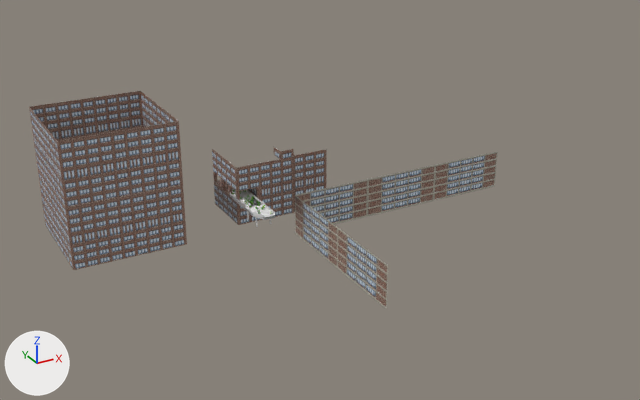
Before and after pictures for a commit that changed the FBX model Assets/Models/World/LocationNewYork/Highlinepark/Highlinepark.fbx.
Rendered twice from a camera (50 mm lens) standing at (-79.9, -180.4, 86.7) and looking at (10.9, -15.3, 4.2). Lighting does not change. The marker at lower left points along +X, +Y and +Z. Vertices at the same position are counted once.

The scene before the commit, as lines of its bpy script (objects in view):
```python
me_плоскость = bpy.data.meshes.new('Плоскость')
me_плоскость.from_pydata(...)  # 23 vertices, 10 faces; spans x -17.4..42.3, y -31.5..8.3, z -5.0..5.0
me_плоскость.materials.append(mat_материал_004)  # picture img_t_nybuildhighlinepark1_png
# before: 3 (-17.4, 8.3, 5.0) at pixel (294, 194), 6 (-17.4, -31.5, 5.0) at pixel (388, 265)
me_плоскость_001 = bpy.data.meshes.new('Плоскость.001')
me_плоскость_001.from_pydata(...)  # 766 vertices, 267 faces; spans x -2.4..2.0, y -9.7..9.7, z -3.2..0.8
# faces by material slot: [180, 36, 27, 24]
me_плоскость_001.materials.append(mat_материал)  # white #e7e7e7
me_плоскость_001.materials.append(mat_материал_001)  # picture img_grass1_png
me_плоскость_001.materials.append(mat_материал_002)  # picture img_grass2_png
me_плоскость_001.materials.append(mat_материал_003)  # picture img_grass3_png
me_плоскость_002 = bpy.data.meshes.new('Плоскость.002')
me_плоскость_002.from_pydata(...)  # 161 vertices, 69 faces; spans x -5.4..19.7, y -4.7..10.1, z -8.3..8.9
me_плоскость_002.materials.append(mat_материал_005)  # picture img_t_nybuildhighlinepark2_png
# before: 16 (-5.4, -4.7, 6.9) at pixel (235, 167), 19 (-5.4, 10.1, 6.9) at pixel (212, 148), 129 (6.4, -4.7, 8.9) at pixel (280, 151), 139 (10.1, -4.7, 8.9) at pixel (293, 148), 145 (10.1, -4.1, 6.9)
# before: 156 (19.7, -4.1, 6.9) at pixel (326, 149)
me_плоскость_004 = bpy.data.meshes.new('Плоскость.004')
me_плоскость_004.from_pydata(...)  # 84 vertices, 72 faces; spans x -13.3..13.3, y -13.3..13.3, z -14.9..15.4
me_плоскость_004.materials.append(mat_материал_005)  # picture img_t_nybuildhighlinepark2_png
ob_highlinepark_01 = bpy.data.objects.new('Highlinepark_01', me_плоскость_001)
ob_highlinepark_01.location = (0.0, 0.0, 0.0)
ob_highlineparkbuild_01 = bpy.data.objects.new('HighlineparkBuild_01', me_плоскость_002)
ob_highlineparkbuild_01.location = (3.0, 7.0, 1.8)
ob_highlineparkbuild_02 = bpy.data.objects.new('HighlineparkBuild_02', me_плоскость)
ob_highlineparkbuild_02.location = (23.7, -19.8, 0.0)
ob_highlineparkbuild_03 = bpy.data.objects.new('HighlineparkBuild_03', me_плоскость_004)
ob_highlineparkbuild_03.location = (-30.5, 11.8, 8.4)
```
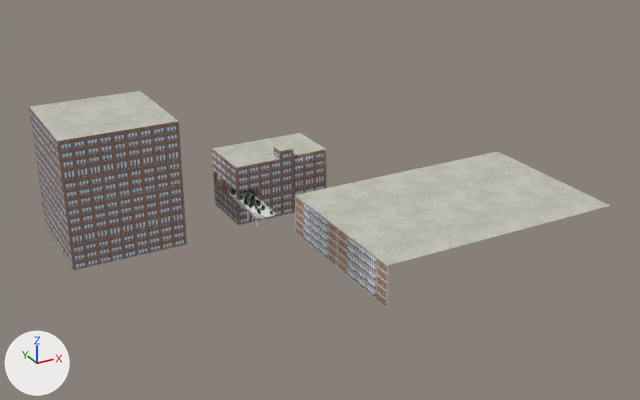
Diff of the bpy script that builds the scene:
```diff
--- a/Assets/Models/World/LocationNewYork/Highlinepark/Highlinepark.fbx.py
+++ b/Assets/Models/World/LocationNewYork/Highlinepark/Highlinepark.fbx.py
@@ me_плоскость_004 @@
 # verts and faces of me_плоскость_004; kept vertices keep their numbers, new ones are numbered from 84
-me_плоскость_004.from_pydata(...)  # 84 vertices, 72 faces; spans x -13.3..13.3, y -13.3..13.3, z -14.9..15.4
+me_плоскость_004.from_pydata(...)  # 88 vertices, 73 faces; spans x -13.3..13.3, y -13.3..13.3, z -14.9..15.4
+# me_плоскость_004 part 3
+verts[84] = (-13.3, -13.3, 15.4)  # pixel (57, 141)
+verts[85] = (-13.3, 13.3, 15.4)  # pixel (29, 106)
+verts[86] = (13.3, -13.3, 15.4)  # pixel (178, 121)
+verts[87] = (13.3, 13.3, 15.4)  # pixel (140, 90)
+faces += [(84, 86, 87, 85)]  # mat_r (picture img_t_beton_png)
 me_плоскость_004.materials.append(mat_материал_005)
+me_плоскость_004.materials.append(mat_r)  # picture img_t_beton_png
@@ me_плоскость_002 @@
 # verts and faces of me_плоскость_002; kept vertices keep their numbers, new ones are numbered from 161
-me_плоскость_002.from_pydata(...)  # 161 vertices, 69 faces; spans x -5.4..19.7, y -4.7..10.1, z -8.3..8.9
+me_плоскость_002.from_pydata(...)  # 167 vertices, 72 faces; spans x -5.4..19.7, y -4.7..10.1, z -8.3..8.9
+# me_плоскость_002 part 2
+verts[161] = (10.1, -4.7, 6.9)  # pixel (293, 156)
+verts[162] = (10.1, 10.1, 6.9)  # pixel (267, 138)
+verts[163] = (10.1, 10.1, 6.9)  # pixel (267, 138)
+verts[164] = (19.7, 10.1, 6.9)  # pixel (300, 132)
+verts[165] = (6.4, -1.0, 8.9)  # pixel (273, 146)
+verts[166] = (10.1, -1.0, 8.9)  # pixel (286, 144)
+faces += [(16, 161, 162, 19), (145, 156, 164, 163), (129, 139, 166, 165)]  # mat_r (picture img_t_beton_png)
 me_плоскость_002.materials.append(mat_материал_005)
+me_плоскость_002.materials.append(mat_r)  # picture img_t_beton_png
@@ me_плоскость @@
 # verts and faces of me_плоскость; kept vertices keep their numbers, new ones are numbered from 23
-me_плоскость.from_pydata(...)  # 23 vertices, 10 faces; spans x -17.4..42.3, y -31.5..8.3, z -5.0..5.0
+me_плоскость.from_pydata(...)  # 25 vertices, 11 faces; spans x -17.4..42.3, y -31.5..8.3, z -5.0..5.0
+# me_плоскость part 1
+verts[23] = (42.3, -31.5, 5.0)  # pixel (610, 205)
+verts[24] = (42.3, 8.3, 5.0)  # pixel (497, 151)
+faces += [(3, 6, 23, 24)]  # mat_r (picture img_t_beton_png)
 me_плоскость.materials.append(mat_материал_004)
+me_плоскость.materials.append(mat_r)  # picture img_t_beton_png
```

Boxes [x1, y1, x2, y2] around the edits, measured in the pictures (640 x 400 px):
'HighlineparkBuild_02', reshaped (55% wider)
    before: [295, 151, 498, 309]
    after: [295, 151, 611, 309]
'HighlineparkBuild_01', reshaped (18% taller)
    before: [212, 147, 326, 225]
    after: [212, 133, 326, 225]
part 1 of me_плоскость, added
    after: [296, 151, 611, 265]
part 2 of me_плоскость_002, added
    after: [213, 133, 325, 168]
part 3 of me_плоскость_004, added
    after: [30, 91, 178, 141]
